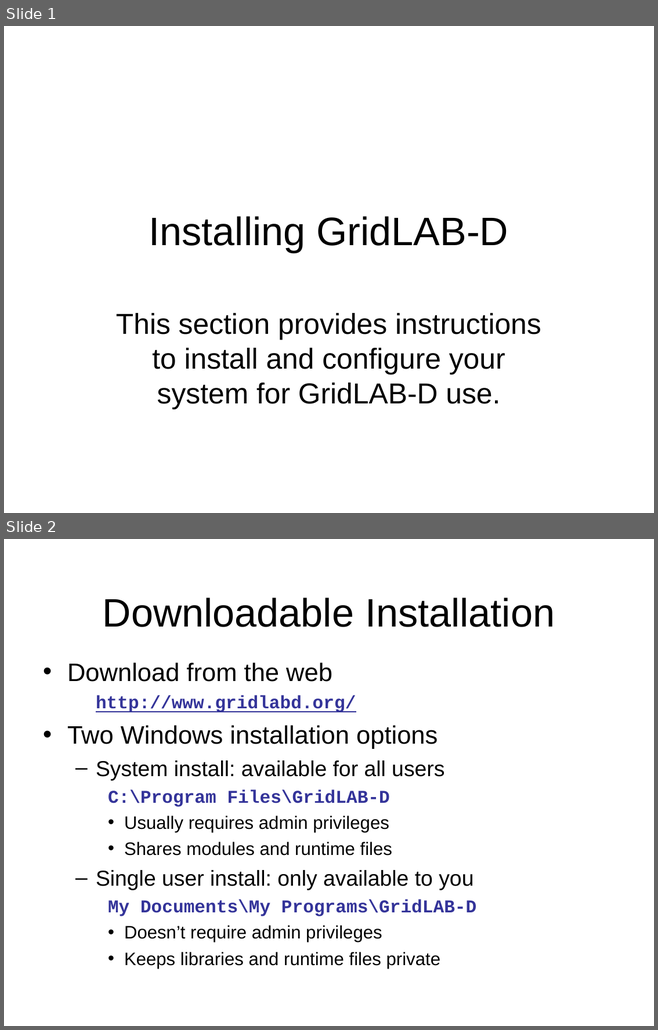
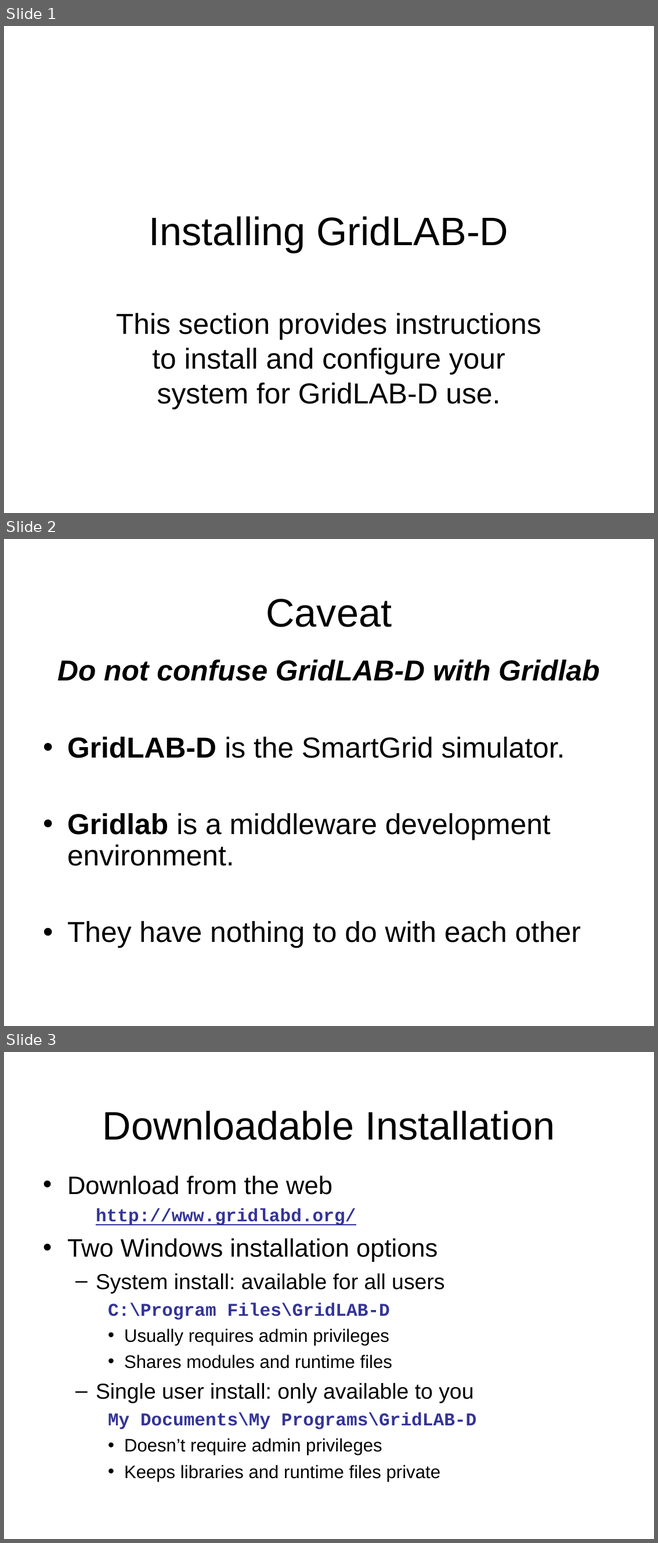
Before and after one commit to gridlab-d/course, a slide deck: 1.2 - Installing GridLAB-D.pps. Shown one above the other, each under a label of ours: slides 1 and 2 before the commit, slides 1, 2 and 3 after it. The pictures are 658x1030 and 658x1543 pixels, drawn with LibreOffice and Linux fonts; fonts in the diff are those of the drawing; background and template pictures are left out. Boxes give left, top, right and bottom in pixels: in the first picture for what was removed or moved away, otherwise in the second. Text is boxed around its words. In the diff, an @@ line names an element or a change of style, - is before the commit and + after.

```diff
--- a/1.2 - Installing GridLAB-D.pps
+++ b/1.2 - Installing GridLAB-D.pps
@@ slide 2 added at (4, 539, 654, 1026), background picture (left out) @@
@@ title added at (266, 599, 391, 627), 44 pt, text #000000 @@
+Caveat
@@ text added at (57, 660, 599, 948), 32 pt, text #000000 @@
+Do not confuse GridLAB-D with Gridlab
+• GridLAB-D is the SmartGrid simulator.
+• Gridlab is a middleware development environment.
+• They have nothing to do with each other
@@ what was slide 2 is now slide 3 @@
```
Also in this commit, not shown: 1 slide changed, 8 other slides added, 1 slide removed, 2 other files.
